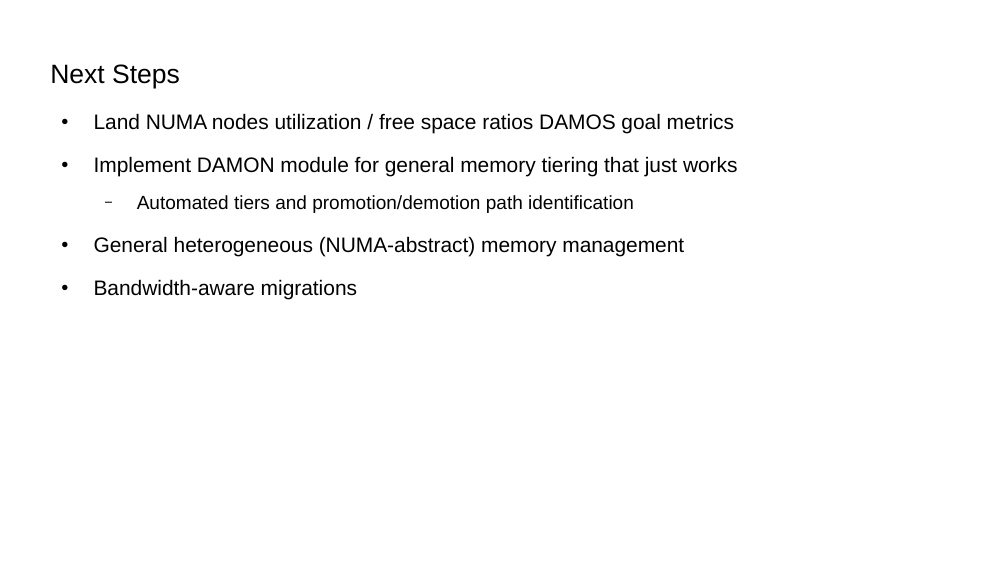
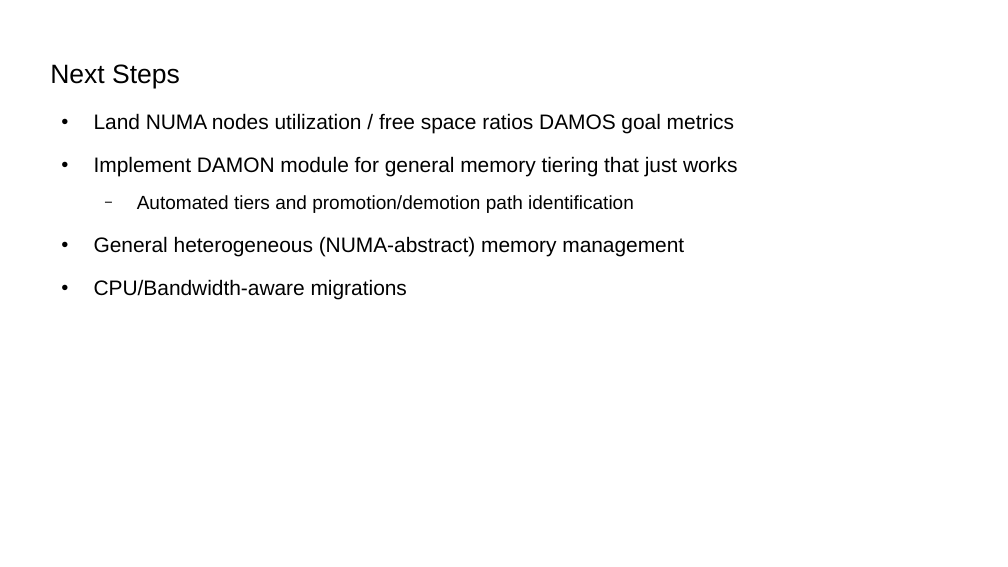
Before and after one commit to damonitor/talks, a slide deck: slide 20 of 2025/lsfmmbpf/damon_updates_plans_lsfmmbpf_2025.odp (slide 21 before the commit). Drawn at 1008x567 pixels with LibreOffice and Linux fonts; fonts in the diff are those of the drawing. Boxes give left, top, right and bottom in pixels: in the first picture for what was removed or moved away, otherwise in the second. Text is boxed around its words. In the diff, an @@ line names an element or a change of style, - is before the commit and + after.

```diff
--- a/2025/lsfmmbpf/damon_updates_plans_lsfmmbpf_2025.odp
+++ b/2025/lsfmmbpf/damon_updates_plans_lsfmmbpf_2025.odp
@@ text at (94, 279, 407, 299): text changed @@
-● Bandwidth-aware migrations
+● CPU/Bandwidth-aware migrations
```
Also in this commit, not shown: 12 other slides changed, 1 slide added, 1 slide removed, 3 other files.
